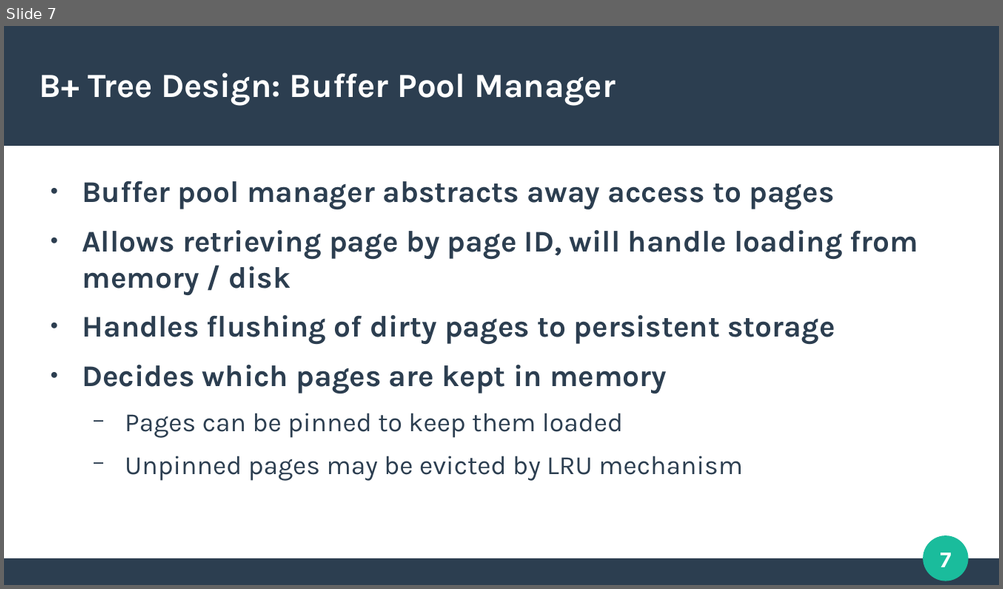
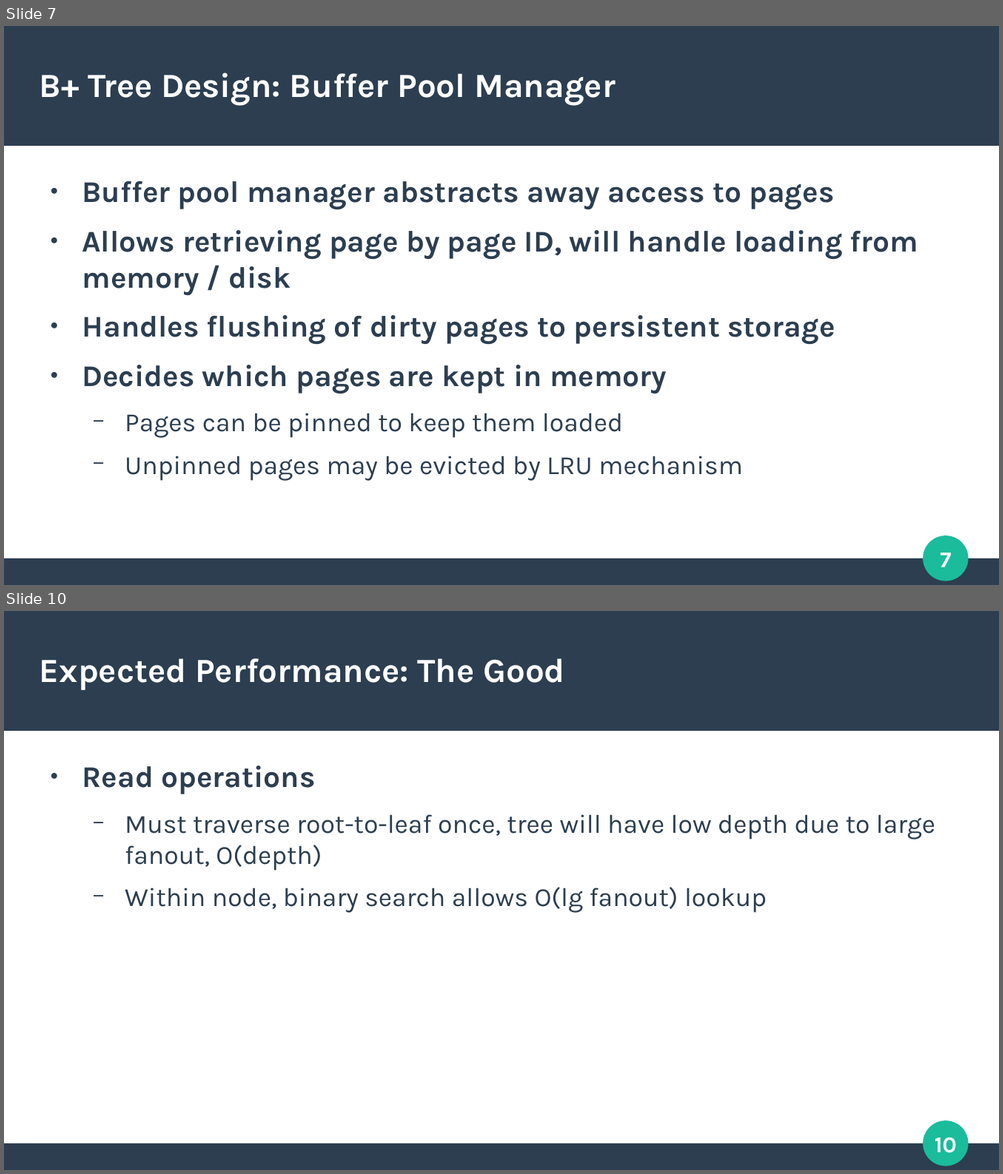
Before and after one commit to tobiasfamos/KVStore, a slide deck: presentation/presentation.odp. Shown one above the other, each under a label of ours: slide 7 before the commit, slides 7 and 10 after it; the slides between them are not shown. The pictures are 1003x589 and 1003x1174 pixels, drawn with LibreOffice and Linux fonts; fonts in the diff are those of the drawing. Boxes give left, top, right and bottom in pixels: in the first picture for what was removed or moved away, otherwise in the second. Text is boxed around its words. In the diff, an @@ line names an element or a change of style, - is before the commit and + after.

```diff
--- a/presentation/presentation.odp
+++ b/presentation/presentation.odp
@@ slide 10 added at (4, 611, 999, 1170), background #FFFFFF; not listed: 4 template elements that a slide beside it also shows @@
@@ title added at (40, 658, 565, 690), 27 pt, text #FFFFFF, bold @@
+Expected Performance: The Good
@@ text added at (82, 766, 935, 913), 21 pt, text #2C3E50 @@
+● Read operations
+  − Must traverse root-to-leaf once, tree will have low depth due to large fanout, O(depth)
+  − Within node, binary search allows O(lg fanout) lookup
```
Also in this commit, not shown: 5 slides changed, 4 other slides added, 2 slides removed, 3 other files.
